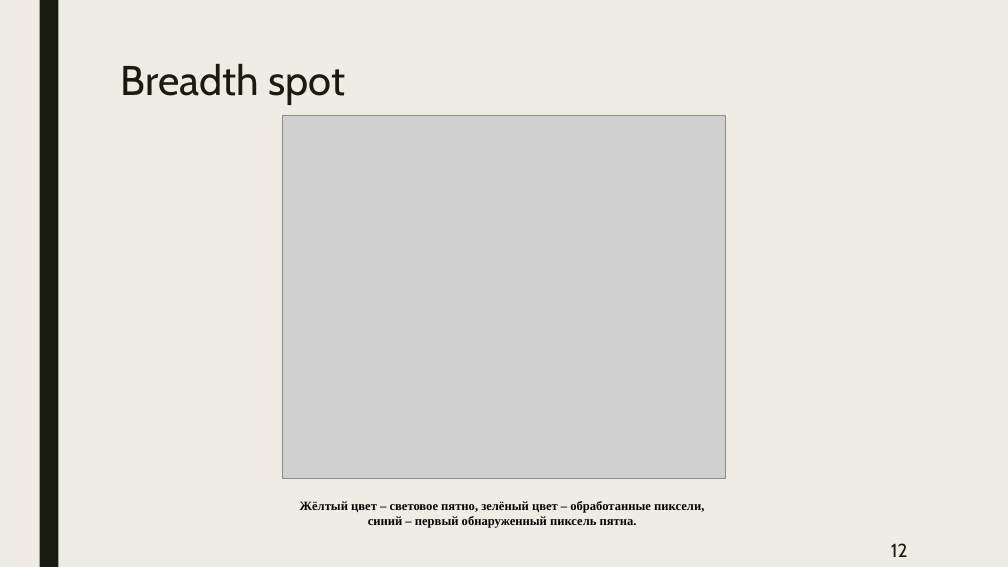
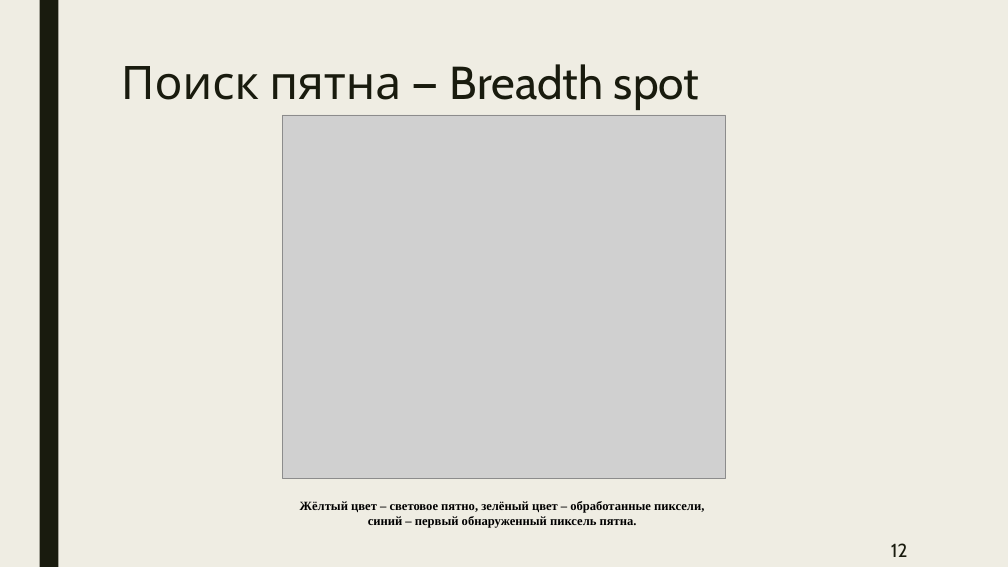
Before and after one commit to BarikQ/course_4, a slide deck: slide 12 of Pres/Диплом преза.pptx. Drawn at 1008x567 pixels with LibreOffice and Linux fonts; fonts in the diff are those of the drawing; grey boxes stand for pictures. Boxes give left, top, right and bottom in pixels: in the first picture for what was removed or moved away, otherwise in the second. Text is boxed around its words. In the diff, an @@ line names an element or a change of style, - is before the commit and + after.

```diff
--- a/Pres/Диплом преза.pptx
+++ b/Pres/Диплом преза.pptx
@@ title at (121,64,700,110): text changed; size 39.6 to 44 pt @@
-Breadth spot
+Поиск пятна — Breadth spot
```
Also in this commit, not shown: 14 other slides changed, 14 other files.
